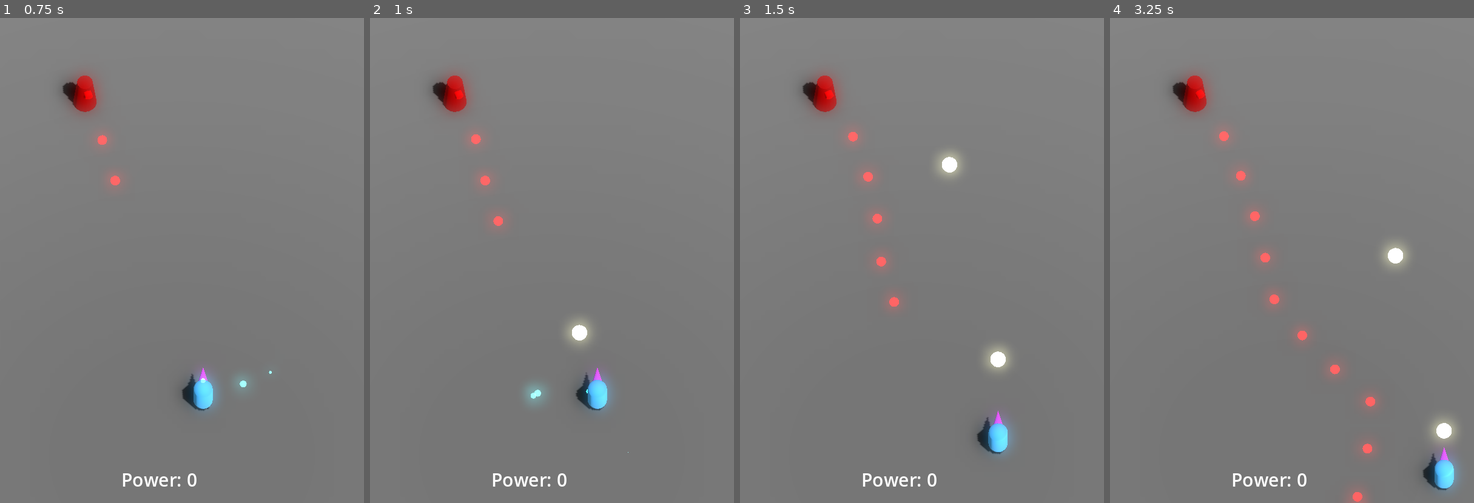
Above: before the commit, frames 1-4 (left to right).
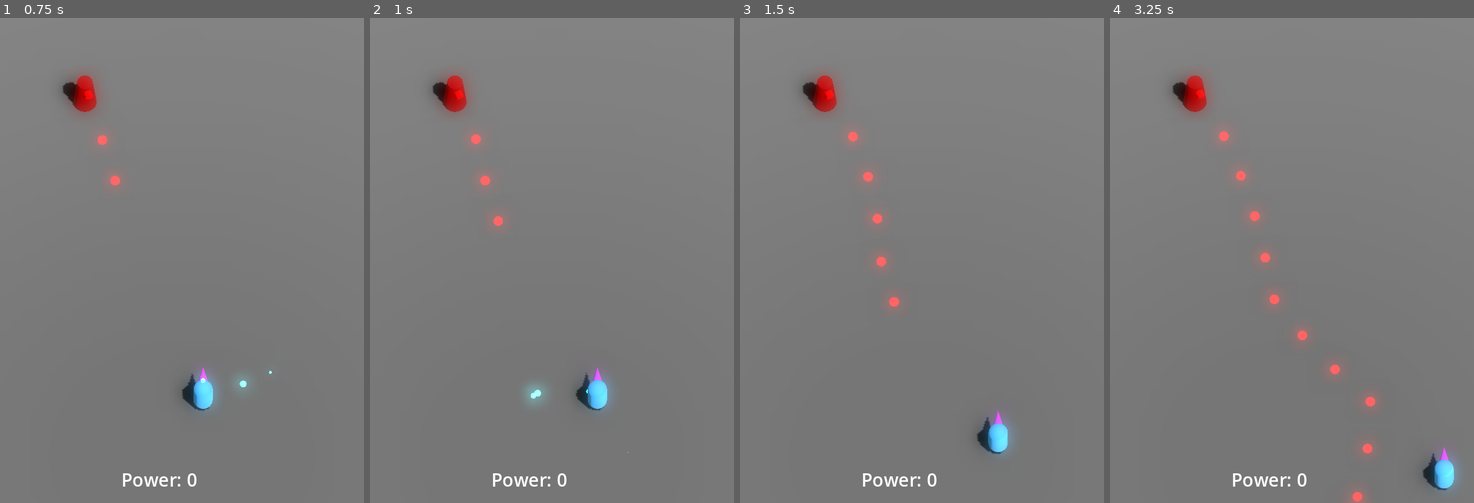
Above: after the commit, the same moments.

Repository: JackEvans24/bullet-absorb
Game: Godot game, scene res://scenes/main.tscn
The game is run twice, just before and just after one commit, with the same random seed, the same clock (stepped at 60 frames per second) and the same inputs.
Inputs:
- Up to frame 1 (0.75 s): tap Enter at 0.5 s; hold Right (move_right) from 0.53 s (still down); hold K (absorb) from 0.53 s (still down)
- Up to frame 2 (1 s): keep holding Right (move_right); keep holding K (absorb); tap J (fire) at 0.8 s
- Up to frame 3 (1.5 s): release Right (move_right) at 1.28 s; release K (absorb) at 1.28 s; hold Down (move_back) from 1.28 s (still down); tap J (fire) at 1.35 s
- Up to frame 4 (3.25 s): tap K (absorb) at 1.55, 3.05 s; release Down (move_back) at 2.03 s; hold Right (move_right) 2.03-2.78 s; hold K (absorb) 2.03-2.78 s; tap J (fire) at 2.3, 2.85 s; hold Up (move_forward) from 2.78 s (still down)

Frame 1 is identical in both runs. In frame 2, 0.3% of the frame differs, in the area x 53-61%, y 62-68%; in frame 3, 0.6%, in the area x 54-75%, y 27-73%; in frame 4, 0.6%.

Commit message:
feat: disable fire when player has no power

Diff:
--- a/scripts/main.gd
+++ b/scripts/main.gd
@@ -6,4 +6,4 @@
 
 func _ready():
 	turret.set_target(player)
-	player.absorb_count_changed.connect(hud._on_absorb_count_changed)
+	player.power_count_changed.connect(hud._on_absorb_count_changed)
--- a/scripts/player/player.gd
+++ b/scripts/player/player.gd
@@ -1,7 +1,7 @@
 class_name Player
 extends CharacterBody3D
 
-signal absorb_count_changed(count: int)
+signal power_count_changed(count: int)
 
 @export var fall_acceleration = 10
 
@@ -10,14 +10,16 @@
 @onready var aim: PlayerAim = $Aim
 @onready var absorb: Absorb = $Absorb
 
-var absorb_count: int = 0
+var power_count: int = 0
 
 func _ready():
-	aim.initialise(pivot)
+	power_count_changed.connect(aim.power_count_changed)
 
 	absorb.bullet_absorbed.connect(_on_absorb)
 	absorb.slowdown_started.connect(_on_slowdown_started)
 	absorb.slowdown_ended.connect(_on_slowdown_ended)
+
+	aim.initialise(pivot)
 
 func _physics_process(delta):
 	if not is_on_floor():
@@ -29,8 +31,11 @@
 	move_and_slide()
 
 func _on_absorb():
-	absorb_count += 1
-	absorb_count_changed.emit(absorb_count)
+	power_count += 1
+	update_power_count()
+
+func update_power_count():
+	power_count_changed.emit(power_count)
 
 func _on_slowdown_started():
 	move.set_slower_speed()
--- a/scripts/player/player_aim.gd
+++ b/scripts/player/player_aim.gd
@@ -7,7 +7,8 @@
 var pivot: Node3D
 var aim_direction: Vector3 = Vector3.FORWARD
 
-var is_doing_cooldown = false
+var is_firing = false
+var has_ammo = false
 
 func initialise(body_pivot: Node3D):
 	pivot = body_pivot
@@ -25,9 +26,9 @@
 	fire()
 
 func fire():
-	if is_doing_cooldown:
+	if is_firing or not has_ammo:
 		return
-	is_doing_cooldown = true
+	is_firing = true
 
 	var tree = get_tree()
 	var bullet = bullet_scene.instantiate()
@@ -37,4 +38,7 @@
 	bullet.initialise(pivot.basis)
 
 	await tree.create_timer(cooldown).timeout
-	is_doing_cooldown = false
+	is_firing = false
+
+func power_count_changed(power_count: int):
+	has_ammo = power_count > 0
